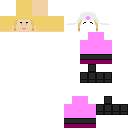
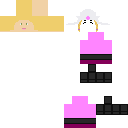
Layer changes from the first 128 x 128 image to the second:
painted on "skin.png" over [12, 9, 102, 32]
